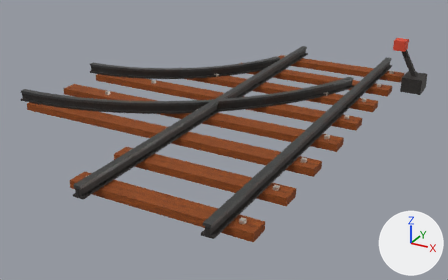
Two versions of the glTF model assets/terra/blocks/models/rail_switch_left.gltf, one commit apart.
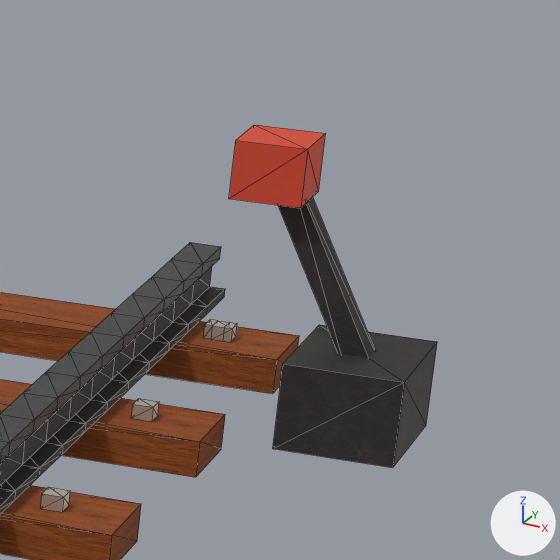
Each version is shown whole from a 50 mm camera at (4.73, -13.46, 4.17) aimed at (-0.34, -4.24, -0.44), then close up on the part from 79% to 100% of the width and 6% to 39% of the height. Arrows for +X, +Y and +Z are at lower right; the lights stay in place. The older version's two pictures come first. The close-ups show mesh edges as thin lines. Vertices at exactly the same position are counted once.
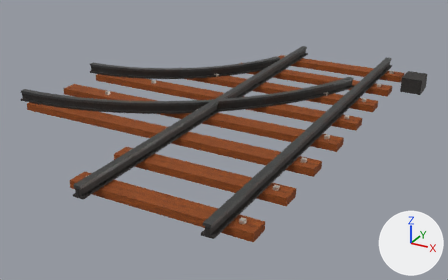
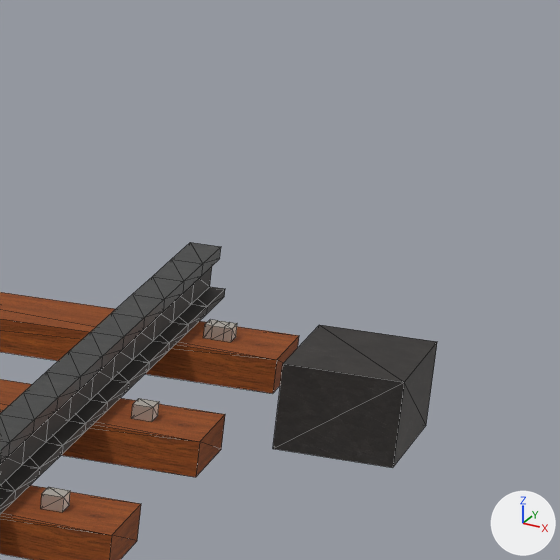
What differs and where, as boxes [x1, y1, x2, y2] in the close-ups (560 x 560 px):
```json
{"object": "Mesh_0", "change": "reshaped", "before": [0, 125, 437, 560], "after": [0, 242, 437, 560]}
{"part": 1, "of": "me_mesh_0", "change": "deleted", "before": [278, 197, 375, 358]}
{"part": 2, "of": "me_mesh_0", "change": "deleted", "before": [229, 125, 326, 208], "on screen": "red"}
```

The change, as JSON lines over the scene's bpy script:
```json
{"block": "me_mesh_0", "where": "# used by ob_mesh_0; location = (0.0, 0.0, 0.0)"}
{"op": "remove", "block": "me_mesh_0", "code": "me_mesh_0.from_pydata(...)  # 1843 vertices, 3924 faces; spans x -4.0..2.5, y -8.0..0.0, z 0.0..1.0"}
{"op": "add", "block": "me_mesh_0", "code": "me_mesh_0.from_pydata(...)  # 1827 vertices, 3900 faces; spans x -4.0..2.5, y -8.0..0.0, z 0.0..0.31"}
{"block": "me_mesh_0", "change": "me_mesh_0 part 1: the loose piece of 8 vertices spanning x 1.9..2.35, y -1.04..-0.95, z 0.23..0.97 is deleted"}
{"block": "me_mesh_0", "change": "me_mesh_0 part 2: the loose piece of 8 vertices spanning x 1.83..2.07, y -1.12..-0.88, z 0.8..1.0 is deleted"}
{"op": "remove", "block": "me_mesh_0", "code": "me_mesh_0.materials.append(mat_rail_4_red)  # red #dd4d35"}
```
